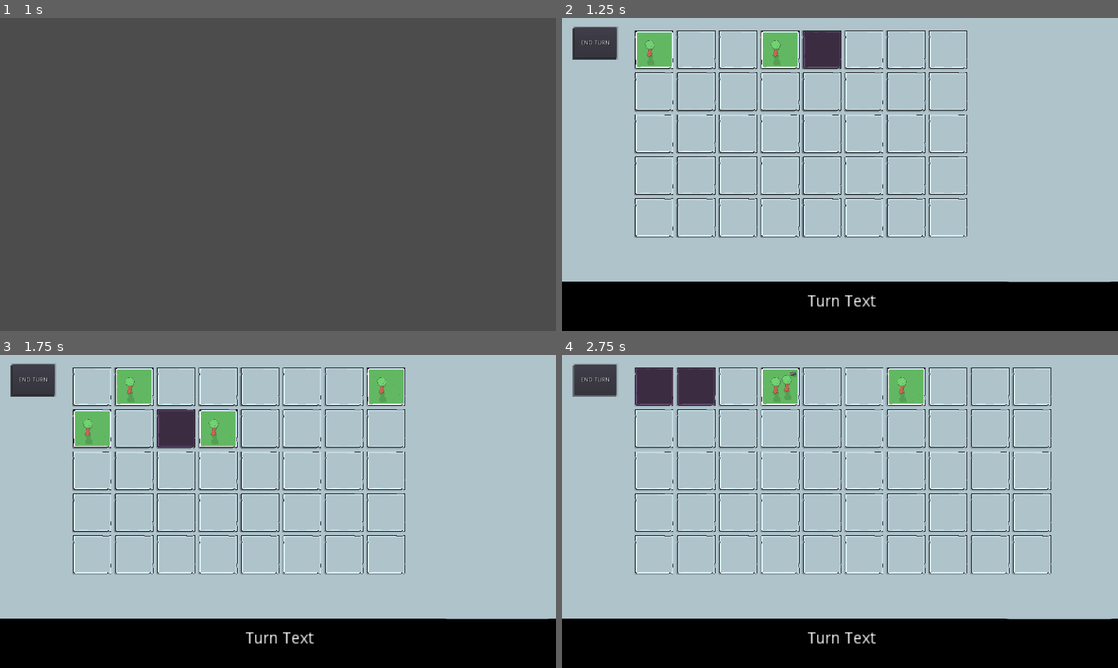
Above: before the commit, frames 1-4 (two rows, left to right).
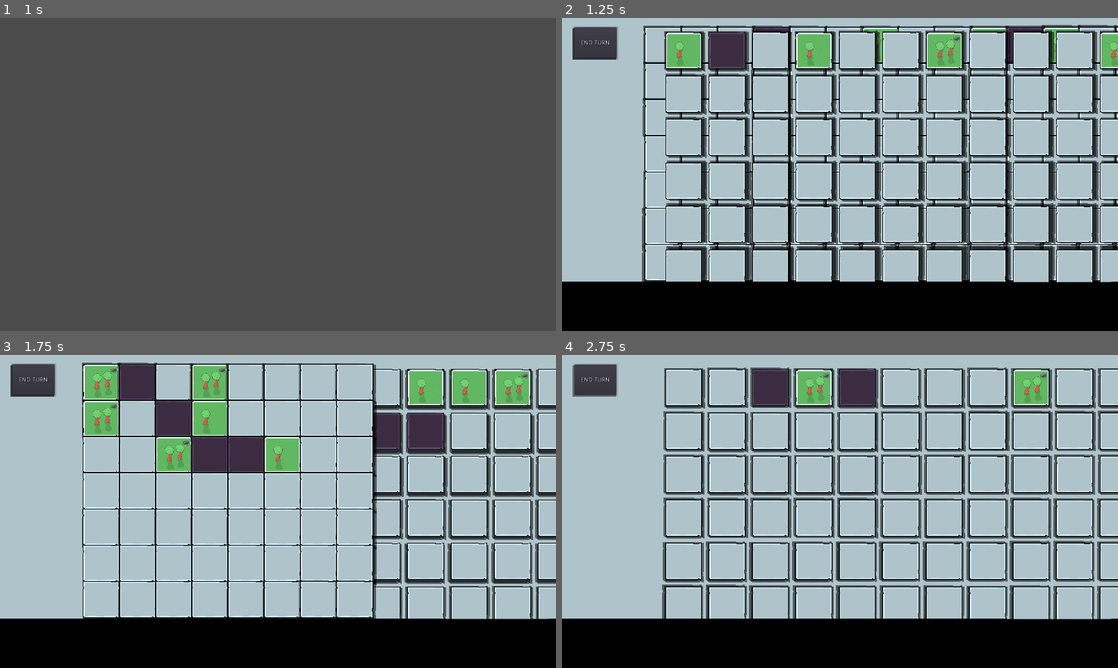
Above: after the commit, the same moments.

Repository: aaronherdzina/grid_rpg
Game: Godot game, scene res://Scenes/MainMenu.tscn
Same seed, same stepped clock (60 frames per second), same inputs: the game is played once before the commit and once after it.
Inputs (mouse positions are in pixels of both pictures, inside the frame that each line leads up to):
- Up to frame 1 (1 s): tap Enter (start) at 0.5, 0.8 s; move the mouse to (400, 158) at 0.52 s; hold Space (spacebar) from 0.53 s (still down)
- Up to frame 2 (1.25 s): keep holding Space (spacebar)
- Up to frame 3 (1.75 s): move the mouse to (166, 527) at 1.27 s; release Space (spacebar) at 1.28 s; hold Backspace (back) from 1.28 s (still down); tap Enter (start) at 1.35 s; tap Space (spacebar) at 1.55 s
- Up to frame 4 (2.75 s): move the mouse to (895, 442) at 2.02 s; release Backspace (back) at 2.03 s; hold Space (spacebar) from 2.03 s (still down); tap Enter (start) at 2.3 s

Frame 1 is identical in both runs. In frame 2, 31% of the frame differs, in the area x 13-100%, y 2-93%; in frame 3, 30%; in frame 4, 28%.
Error in both runs: Attempt to call function 'end_turn' in base 'null instance' on a null instance. (res://Scripts/main.gd:150)

Commit message:
feat: adding new text overalys for player, enemies and tiles

Diff:
--- a/Scenes/level.tscn
+++ b/Scenes/level.tscn
@@ -35,15 +35,28 @@
 scale = Vector2( 16.4348, 1.43929 )
 texture = ExtResource( 4 )
 
-[node name="turn_text" type="Label" parent="text_overlay"]
-margin_left = -922.0
+[node name="tile_text" type="Label" parent="text_overlay"]
+margin_left = -957.0
 margin_top = -75.0
-margin_right = -458.0
-margin_bottom = -44.0
-rect_scale = Vector2( 4, 4 )
-text = "Turn Text"
+margin_right = -475.0
+margin_bottom = 5.0
+rect_scale = Vector2( 2, 2 )
 align = 1
 valign = 1
+autowrap = true
+__meta__ = {
+"_edit_use_anchors_": false
+}
+
+[node name="character_stats" type="Label" parent="text_overlay"]
+margin_left = 6.0
+margin_top = -75.0
+margin_right = 488.0
+margin_bottom = 5.0
+rect_scale = Vector2( 2, 2 )
+align = 1
+valign = 1
+autowrap = true
 __meta__ = {
 "_edit_use_anchors_": false
 }
--- a/Scenes/tile.tscn
+++ b/Scenes/tile.tscn
@@ -6,12 +6,21 @@
 [node name="tile" type="Node2D" groups=[
 "tiles",
 ]]
+scale = Vector2( 0.95, 0.95 )
 script = ExtResource( 1 )
 
 [node name="shadow" type="Sprite" parent="."]
-modulate = Color( 0, 0, 0, 0.196078 )
-position = Vector2( -3.09358, 2.47486 )
-scale = Vector2( 1.04691, 1.04552 )
+modulate = Color( 0, 0, 0, 0.529412 )
+position = Vector2( -5.901, -5 )
+scale = Vector2( 1.11, 1.11 )
+texture = ExtResource( 2 )
+__meta__ = {
+"_editor_description_": ""
+}
+
+[node name="outline3" type="Sprite" parent="shadow"]
+modulate = Color( 0.0980392, 0.0980392, 0.0980392, 1 )
+position = Vector2( 6.12765, 4.3309 )
 texture = ExtResource( 2 )
 __meta__ = {
 "_editor_description_": ""
@@ -20,7 +29,7 @@
 [node name="outline2" type="Sprite" parent="."]
 modulate = Color( 0.0980392, 0.0980392, 0.0980392, 1 )
 position = Vector2( 0, -0.176781 )
-scale = Vector2( 1.03, 1.03 )
+scale = Vector2( 1.04, 1.04 )
 texture = ExtResource( 2 )
 __meta__ = {
 "_editor_description_": ""
--- a/Scripts/enemy.gd
+++ b/Scripts/enemy.gd
@@ -9,8 +9,47 @@
 var id = 0
 var char_name = "Enemy"
 var chasing_player = false
-var move_distance = rand_range(2, 5)
 
+var move_distance = round(rand_range(2, 5))
+var health = 4
+var starting_turn_health = 4
+var attack = 1
+var damage = 3
+var defense = 0
+var can_attack = true
+var energy = 3
+
+var default_energy = 3
+var default_attack = 1
+var default_damage = 3
+var default_defense = 0
+var default_distance = move_distance
+var remaining_move = default_distance
+
+var battle_energy_debuff = 0
+var battle_attack_debuff = 0
+var battle_damage_debuff = 0
+var battle_defense_debuff = 0
+var battle_move_debuff = 0
+
+var alive = true
+
+func set_default_stats():
+	attack = default_attack - battle_attack_debuff
+	damage = default_damage - battle_damage_debuff
+	defense = default_defense - battle_defense_debuff
+	move_distance = default_distance - battle_move_debuff
+	energy = default_energy - battle_energy_debuff
+	if energy < 1:
+		energy = 1
+	if move_distance < 0:
+		move_distance = 0
+	if defense < 0:
+		defense = 0
+	if attack < 0:
+		attack = 0
+	if damage < 0:
+		damage = 0
 
 func _ready():
 	set_process(true)
@@ -58,12 +97,12 @@
 	#print('debug_idx_path is ' + str(debug_idx_path) + ' made from start' + str(current_tile.index) + ' to '  + str(target_tile.index) + ' with point array ' + str(point_path))
 	if path.size() > 0:
 		current_tile = path[0]
-		#path[0].modulate = Color(0, 0, .5, 1)
-		#path[-1].modulate = Color(1, 1, 0, 1)
 
 
 func start_turn():
 	# start turn
+	if energy <= 0:
+		set_default_stats()
 	var l = get_node("/root/level")
 	var default_weight =  meta.unccupied_tile_weight if current_tile.can_move else meta.wall_tile_weight
 	l.level_astar.set_point_weight_scale(current_tile.index, default_weight)
@@ -108,6 +147,23 @@
 	set_navigation()
 
 
+func take_damage(attacker, attack_details):
+	var dmg = attack_details["damage"]
+	var hold_defense = defense
+
+	if defense > 0:
+		defense -= dmg
+		dmg -= hold_defense
+		if defense < 0:
+			defense = 0
+
+	if dmg < 0:
+		dmg = 0
+	health - dmg
+	if health <= 0:
+		alive = false
+
+
 func _process(delta):
 	# note the path is a list of actual tiles
 	if path.size() > 0:
--- a/Scripts/level.gd
+++ b/Scripts/level.gd
@@ -18,10 +18,11 @@
 
 	"tile_list": []
 	}
-var max_lvl_cols = 6
+
+var max_lvl_cols = 7
 var min_lvl_cols = 4
 
-var max_lvl_rows = 11
+var max_lvl_rows = 20
 var min_lvl_rows = 5
 # debug for pathfinding tests
 
@@ -35,21 +36,25 @@
 var left_tiles = []
 var right_tiles = []
 var round_turns = []
-var tile_gap = 145
-
+var tile_gap = 125
+var far_tile_gap_setting = 150
+var far_gap_tile_outline_size = 1.03
+var close_tile_gap_setting = 125
+var close_gap_tile_outline_size = 1.06
 var enms = 5
 var level_astar = null
 var current_enm_count = 0
 var processing_turns = false
-var spawn_types_display_speed = .03
+var spawn_types_display_speed = .01
 # Called when the node enters the scene tree for the first time.
+
+
 func _ready():
 	pass
 
 
-
 """
-set a list of moveable tiles (and non player or anything else we wouldn't want as spawnable tiles) so we can use this to randpmly spawn level_tiles[rand_range(0, len(level_tiles) - 1)]
+ Because we'll have a camera have a setting for tile gap 104 and tile gap 150 for visual
 """
 func remove_tiles():
 	for t in level_tiles:
@@ -62,12 +67,12 @@
 
 
 func spawn_premade_tiles(lvl_obj):
+	randomize()
 	""" lvl_obj example:
 	lvl_obj = {
 		tile_list = [],
 		cols = 7,
 		rows = 6
-
 	}
 	"""
 	var col = lvl_obj["cols"]
@@ -81,7 +86,13 @@
 	print('lvl_obj ' + str(lvl_obj))
 	level_astar = AStar2D.new()
 	#var res = astar.get_id_path(1, 3) # Returns [1, 2, 3]
-
+	tile_gap = close_tile_gap_setting if rand_range(0, 1) >= .5 else far_tile_gap_setting
+
+	var shadow_noise_x = 0
+	var shadow_noise_y = 0
+	var shadow_noise_vel = 1.2
+	var shadow_max_x = 12
+	var shadow_max_y = 12
 	for c in range(0, col):
 		for r in range(0, row):
 			var t = main.TILE.instance()
@@ -92,12 +103,26 @@
 			t.col = c
 			level_tiles.append(t)
 			t.index = tile_index
-
+			shadow_noise_x += rand_range(-shadow_noise_vel, shadow_noise_vel)
+			shadow_noise_y += rand_range(-shadow_noise_vel, shadow_noise_vel)
+
+			if shadow_noise_x > shadow_max_x:
+				shadow_noise_x = shadow_max_x
+			if shadow_noise_x < -shadow_max_x:
+				shadow_max_x = -shadow_max_x
+
+			if shadow_noise_y > shadow_max_y:
+				shadow_noise_y = shadow_max_y
+			if shadow_noise_y < -shadow_max_y:
+				shadow_noise_y = -shadow_max_y
+
+			print('Vector2(shadow_noise_x, shadow_noise_y) ' + str(Vector2(shadow_noise_x, shadow_noise_y)))
+			t.get_node("shadow").position = Vector2(shadow_noise_x, shadow_noise_y)
 			if main.debug: tile_info += " |index " + str(tile_index)
 
 			if not starting_tile:
 				starting_tile = t
-				t.position = Vector2(tile_gap * 2.2, tile_gap * .75)
+				t.position = Vector2(tile_gap * 2.8, tile_gap * .75)
 			else:
 				t.position = Vector2(starting_tile.global_position.x +\
 									(r * tile_gap),\
@@ -157,7 +182,6 @@
 			t.col = c
 			level_tiles.append(t)
 			t.index = tile_index
-
 
 			if not starting_tile:
 				starting_tile = t
@@ -194,9 +218,10 @@
 			timer.queue_free()
 	spawn_player()
 
+
 func set_random_level(lvl_obj):
 	randomize()
-	lvl_obj["cols"] = floor(rand_range(min_lvl_cols, max_lvl_cols))
+	lvl_obj["cols"] = max_lvl_cols#floor(rand_range(min_lvl_cols, max_lvl_cols))
 	lvl_obj["rows"] = floor(rand_range(min_lvl_rows, max_lvl_rows))
 
 	var tile_count  = lvl_obj["cols"] * lvl_obj["rows"]
@@ -206,7 +231,7 @@
 	var wall_chance = .4
 	var wall_limit = tile_count * .25
 	var player_spawned = false
-	var enemy_spawns = 1 + (tile_count * .1)
+	var enemy_spawns = 1 + (tile_count * .015)
 
 	for i in range(0, tile_count * forest_chance):
 		tile_types.append("forest")
@@ -299,7 +324,7 @@
 					spawn_tile = t
 
 	p.set_spawn_tile(spawn_tile)
-	change_turn_display_name("Player")
+	change_turn_display_name(p)
 
 
 func spawn_enemies(astar_path_obj, starting_tile, target_tile):
@@ -314,6 +339,8 @@
 	if main.debug:
 		e.get_node("Sprite/debug_info").visible = true
 		e.get_node("Sprite/debug_info").set_text(str(e.id))
+	else:
+		e.get_node("Sprite/debug_info").visible = false
 	current_enm_count += 1
 
 
@@ -361,7 +388,7 @@
 			round_turns[0].processing_turn = true
 			round_turns[0].start_turn()
 			while round_turns[0].processing_turn:
-				change_turn_display_name(round_turns[0].char_name)
+				change_turn_display_name(round_turns[0])
 				var timer = Timer.new()
 				timer.set_wait_time(1)
 				timer.set_one_shot(true)
@@ -376,7 +403,7 @@
 					break
 			print('turn over')
 			round_turns.remove(0)
-		change_turn_display_name("Player")
+		change_turn_display_name(get_node("/root/player"))
 		processing_turns = false
 		end_turn()
 
@@ -405,9 +432,9 @@
 		pass
 
 
-func change_turn_display_name(char_name):
-	var turn_text = "Player Turn" if meta.player_turn else char_name + "'s Turn"
-	$text_overlay/turn_text.set_text(turn_text)
+func change_turn_display_name(character):
+	var character_stats = meta.get_character_display_text(character)
+	$text_overlay/character_stats.set_text(character_stats)
 
 
 func _on_end_turn_button_pressed():
--- a/Scripts/meta.gd
+++ b/Scripts/meta.gd
@@ -32,6 +32,47 @@
 #	pass
 
 
+func get_character_display_text(character):
+	var char_name = str(character.char_name)
+	var character_stats = " -- " + str(character.char_name) + " -- "
+
+	character_stats += "\nHP: " + str(character.health)
+	if character.health < character.starting_turn_health:
+		character_stats += " / " + str(character.starting_turn_health)
+	character_stats += " ---- DEF: " + str(character.defense)
+
+	character_stats += "\nEnergy: " + str(character.energy)
+	if character.energy < character.default_energy:
+		character_stats += " / " + str(character.default_energy)
+
+	character_stats += "\nMove: " + str(character.move_distance)
+	if character.move_distance < character.remaining_move:
+		character_stats += " / " + str(character.remaining_move)
+
+	character_stats += " ---- ATK: " + str(character.attack)
+	if character.attack < character.default_attack:
+		character_stats += " / " + str(character.default_attack)
+
+	character_stats += "\nDMG: " + str(character.damage)
+	if character.damage < character.default_damage:
+		character_stats += " / " + str(character.default_damage)
+
+	return character_stats
+
+
+
+func get_adjacent_tiles_in_distance(tile=null, distance=1):
+	var l = get_node("/root/level")
+	var all_adjacent_tiers = []
+	for i in range(0, distance):
+		var point_neighbors = []
+		point_neighbors = l.level_astar.get_point_connections(tile.index)
+		for point_n in point_neighbors:
+			for t in l.level_tiles:
+				if point_n == t.index:
+					all_adjacent_tiers.append(t)
+
+
 func get_closest_adjacent_tile(starting_node, target_node, random=false, is_player=false):
 	""" Get closest tile based on adjacent tiles. target_node needs to be a tile """
 	var lowest_cost = null
--- a/Scripts/player.gd
+++ b/Scripts/player.gd
@@ -1,6 +1,7 @@
 extends Node2D
 
 var speed = rand_range(300, 450)
+var char_name = "Player"
 var path = []
 var target_pos = Vector2()
 var target_tile = null
@@ -14,12 +15,75 @@
 var health = 10
 var starting_turn_health = 10
 var processing_turn = false
-var current_def = 0
-var default_def = 0
+
+var attack = 2
+var damage = 3
+var defense = 0
+var can_attack = true
+var energy = 3
+
+var default_energy = 3
+var default_attack = 2
+var default_damage = 3
+var default_defense = 0
+var default_distance = 3
+
+var battle_energy_debuff = 0
+var battle_attack_debuff = 0
+var battle_damage_debuff = 0
+var battle_defense_debuff = 0
+var battle_move_debuff = 0
+var alive = true
+
+func set_default_stats():
+	attack = default_attack
+	damage = default_damage
+	defense = default_defense
+	move_distance = default_distance
+	energy = default_energy
+	if energy < 1:
+		energy = 1
+	if move_distance < 0:
+		move_distance = 0
+	if defense < 0:
+		defense = 0
+	if attack < 0:
+		attack = 0
+	if damage < 0:
+		damage = 0
 
 
 func _ready():
 	set_process(true)
+
+
+func attack(target):
+	""" Check tile, see if enemy is there and we are in range, if so attack (keep
+		stats if we want to undo the attack) ELSE do the move to tile stuff
+	"""
+	var attack_details = {
+		"damage": damage
+	}
+	if attack > 0 and main.checkIfNodeDeleted(target) == false and target.alive:
+		attack -= 1
+		target.take_damage(self, attack_details)
+
+
+func take_damage(attacker, attack_details):
+	var dmg = attack_details["damage"]
+	var hold_defense = defense
+
+	if defense > 0:
+		defense -= dmg
+		dmg -= hold_defense
+		if defense < 0:
+			defense = 0
+
+	if dmg < 0:
+		dmg = 0
+	health - dmg
+	if health <= 0:
+		alive = false
 
 
 func set_tile_target(target_node):
@@ -40,8 +104,6 @@
 	chosen_tile = target_node
 	turn_start_tile = target_node
 	target_pos = target_node.global_position
-
-
 
 
 func set_navigation():
@@ -67,6 +129,7 @@
 				break
 		if len(path) > remaining_move:
 			break
+
 	print('debug_idx_path is ' + str(debug_idx_path) + ' made from start' + str(current_tile.index) + ' to '  + str(target_tile.index) + ' with point array ' + str(point_path))
 	if path.size() > 0:
 		current_tile = path[0]
@@ -75,14 +138,10 @@
 
 
 func handle_start_and_reset_vars():
-	remaining_move = move_distance
-	if current_def > default_def:
-		current_def = default_def
 	if current_tile.forest_path:
 		remaining_move += 2
 	if moving:
 		moving = false
-
 
 
 func reset_turn():
@@ -97,6 +156,9 @@
 
 func start_turn():
 	# start turn
+	if energy <= 0:
+		set_default_stats()
+	remaining_move = move_distance
 	var l = get_node("/root/level")
 	var default_weight =  meta.unccupied_tile_weight if current_tile.can_move else meta.wall_tile_weight
 	l.level_astar.set_point_weight_scale(current_tile.index, default_weight)
@@ -109,8 +171,8 @@
 	var l = get_node("/root/level")
 	l.level_astar.set_point_weight_scale(current_tile.index, meta.occupied_tile_weight)
 	processing_turn = false
-	if current_tile.defense_buff > 0 and current_def <= default_def:
-		current_def += current_tile.defense_buff
+	if current_tile.defense_buff > 0 and defense <= default_defense:
+		default_defense += current_tile.defense_buff
 		print('got forest bonus')
 	current_tile.player_on_tile = true
 
--- a/Scripts/tile.gd
+++ b/Scripts/tile.gd
@@ -28,6 +28,7 @@
 var forest = false
 var special = false
 var forest_path = false
+var tags = []
 
 var defense_buff = 0
 var description = ""
@@ -52,6 +53,7 @@
 	if custom_weight:
 		weight = custom_weight
 
+	tags = []
 	# $Sprite.set_texture(main.MOUNTAIN_TILE)
 	if tile_type == "move" or tile_type == "" or not tile_type:
 		l.level_astar.set_point_weight_scale(index, weight)
@@ -60,6 +62,7 @@
 		l.level_astar.set_point_weight_scale(index, weight)
 		$Sprite.set_texture(main.ENEMY_SPAWN_TILE)
 		print('enemy spawn')
+		tags.append("Enemy Spawn")
 		spawn_enemies = true
 	elif tile_type == "player spawn":
 		l.level_astar.set_point_weight_scale(index, weight)
@@ -71,6 +74,8 @@
 		$Sprite.set_texture(main.basic_forest_tiles[rand_range(0, len(main.basic_forest_tiles))])
 		forest = true
 		defense_buff += 1
+		tags.append("Forest")
+		tags.append("+1 Defense")
 		description = "+1 Defense"
 	elif tile_type == "forest path":
 		l.level_astar.set_point_weight_scale(index, weight)
@@ -78,9 +83,13 @@
 		forest = true
 		special = true
 		forest_path = true
+		tags.append("Forest")
+		tags.append("Special")
+		tags.append("+2 Move")
 		description = "+2 Move starting turn here"
 	else:
 		if not custom_weight: weight = meta.wall_tile_weight
+		tags.append("Wall")
 		print('wall ' + str(weight))
 		l.level_astar.set_point_weight_scale(index, weight)
 		$Sprite.set_texture(main.WALL_TILE)
@@ -103,7 +112,6 @@
 	if not get_node("/root").has_node("level"):
 		return
 	var l = get_node("/root/level")
-
 	if main.debug:
 		for t in l.level_tiles:
 			t.modulate = Color(1, 1, 1, 1)
@@ -133,6 +141,10 @@
 	var path = []
 	var debug_idx_path = []
 	var tile_hover_color = Color(.7, .7, 1, 1)
+
+	var tile_text = "Tile " + str(index)
+
+
 	if not can_move:
 		tile_hover_color = Color(.5, .5, .5, 1)
 
@@ -144,38 +156,55 @@
 	player.current_tile.modulate = Color(1, 1, 1, 1)
 
 	self.modulate = tile_hover_color
-	for n in neighbors:
-		if n.can_move:
-			n.z_index = 1
-
+	#for n in neighbors:
+	#	if n.can_move:
+	#		n.z_index = 1
+	var index_count = 0
+	var scale_variant = .015
+	var scale_var = .95
+	var scale_var_default = .95
 	for p in point_path:
 		if l.level_astar.get_point_weight_scale(p) >= meta.max_weight:
+			l.get_node("text_overlay/tile_text").set_text(tile_text)
 			return
 		for t in l.level_tiles:
 			if p == t.index and t != player.current_tile:
 				t.get_node("Sprite").modulate = Color(.9, .9, 1, 1)
+				t.set_scale(Vector2(scale_var, scale_var))
 				path.append(t)
 				debug_idx_path.append(t.index)
+				index_count += 1
+				scale_var += scale_variant
 				if len(path) > player.remaining_move:
-					t.z_index = 1
+					t.z_index = index_count
 					# t.get_node("background").modulate = too_far_background_color
 					t.modulate = too_far_tile_color
 				elif len(path) == player.remaining_move: # full move
 					t.get_node("background").modulate = highlight_background_color
 					t.modulate = highlight_tile_color
-					t.z_index = 3
+					t.z_index = index_count
 				else:
-					t.z_index = 2
+					t.z_index = index_count
 					t.get_node("background").modulate = path_highlight_background_color
 					t.modulate = path_highlight_tile_color
 				break
-	z_index = 4
+			else:
+				t.set_scale(Vector2(scale_var_default, scale_var_default))
+	z_index = index_count + 1
+	tile_text += "\n"
+	for i in range(0, len(tags)):
+		tile_text += str(tags[i]) + " "
+		if i % 6 == 0:
+			tile_text += "\n"
+
+	l.get_node("text_overlay/tile_text").set_text(tile_text)
 
 
 func exit_hover():
 	if not get_node("/root").has_node("level"):
 		return
 	var l = get_node("/root/level")
+	l.get_node("text_overlay/tile_text").set_text("")
 	for t in l.level_tiles:
 		t.modulate = Color(1, 1, 1, 1)
 		t.get_node("background").modulate = default_background_color
